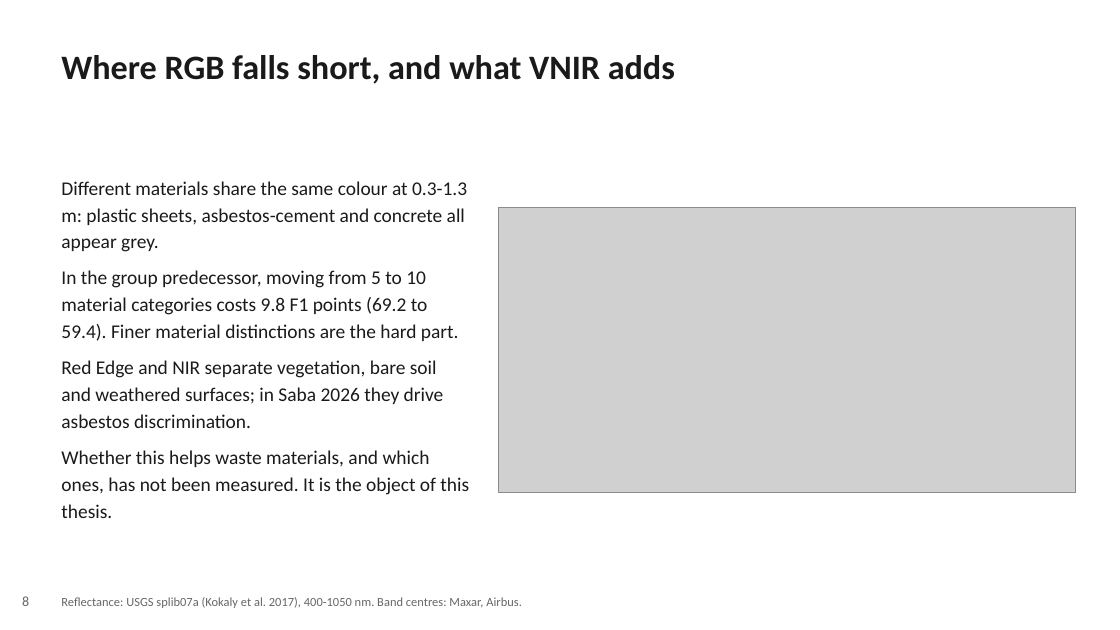
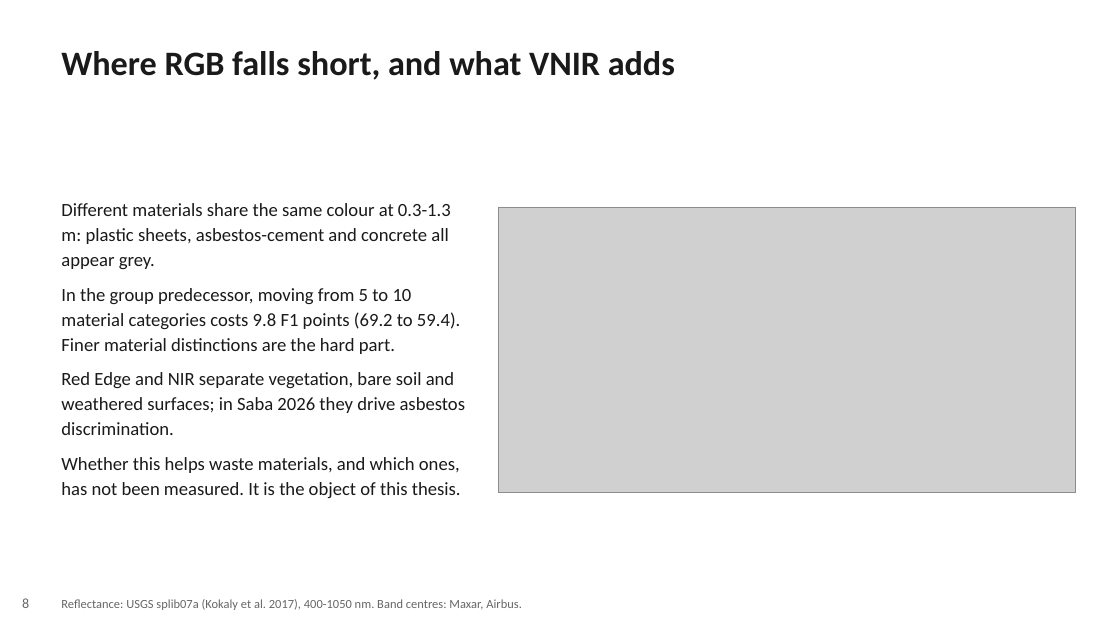
Before and after one commit to alepot55/perivallon-thesis, a slide deck: slide 8 of assets/deck_v7/deck_v7.pptx. Drawn at 1120x630 pixels with LibreOffice and Linux fonts; fonts in the diff are those of the drawing; grey boxes stand for pictures. Boxes give left, top, right and bottom in pixels: in the first picture for what was removed or moved away, otherwise in the second. Text is boxed around its words. In the diff, an @@ line names an element or a change of style, - is before the commit and + after.

Commit message:
deck v7: visual pass — real paper figures + quality diagrams
Per feedback (slides too textual, diagrams below par): 10 of 13 slides now
carry a visual. Real figures extracted from the papers with credit lines:
AerialWaste positive examples (Torres 2023, CC BY) on Context; the Alari
2024 class-sample strip on Materials; a WorldView-3 building-level asbestos
classification example (Bonifazi 2026, CC BY) on material-level related
work. Alari thesis PDF fetched from politesi into the library. New quality
diagrams: task input->model->multi-label output (with a real Alari tile),
literature-search funnel with counts, per-sensor band chart (honest
NIR1/NIR2 overlap), proposal pipeline, evaluation grid schema. All
diagrams QA'd for overflow/clipping and rebuilt where needed.

```diff
--- a/assets/deck_v7/deck_v7.pptx
+++ b/assets/deck_v7/deck_v7.pptx
@@ text "Where RGB falls short, and ..." at (61, 51, 675, 80): line spacing 1.15 to 1.12 @@
@@ text "Different materials share the same ..." at (61, 203, 466, 498): size 12.5 to 12 pt; line spacing 1.15 to 1.12 @@
@@ text "Reflectance: USGS splib07a (Kokaly et ..." at (61, 599, 522, 610): line spacing 1.15 to 1.12 @@
```
Also in this commit, not shown: 12 other slides changed, 14 other files.
